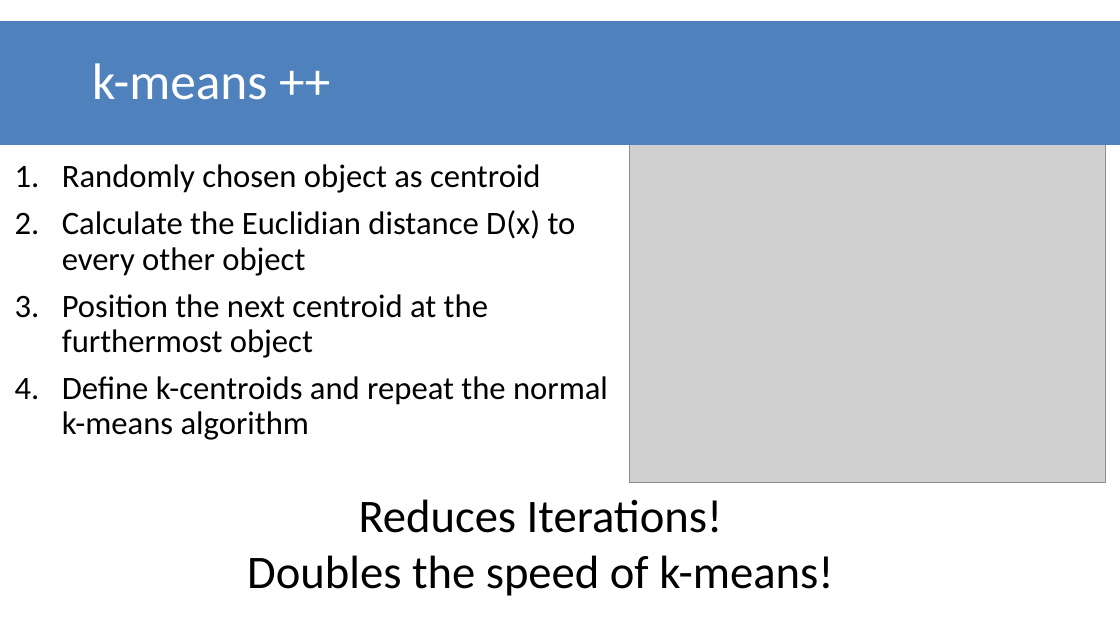
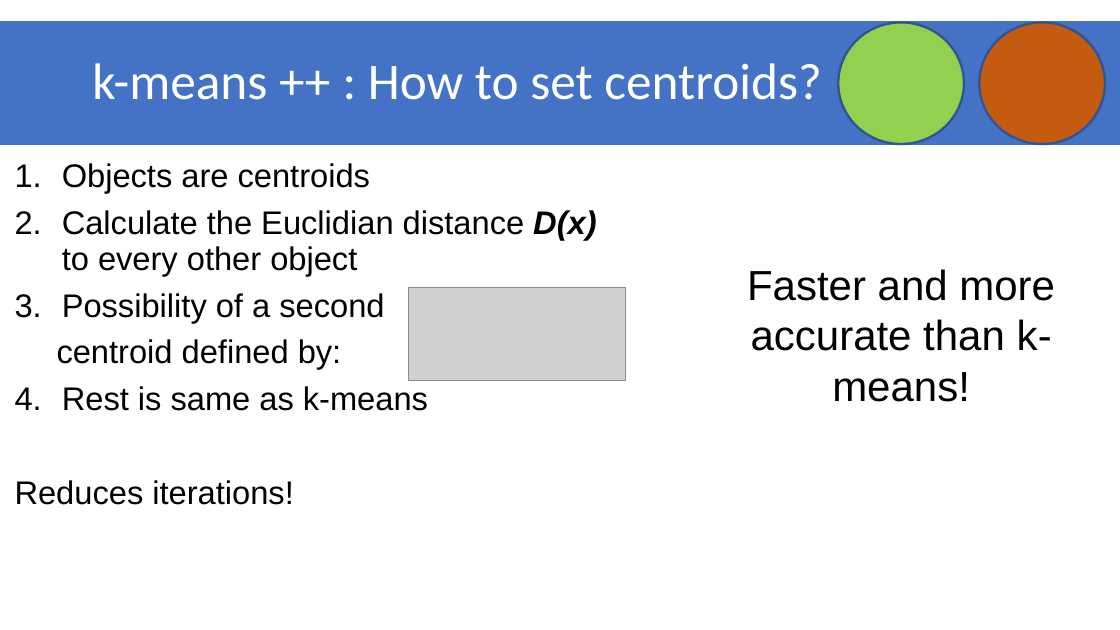
Before and after one commit to datascience-mobi/group-01-project-4-1, a slide deck: slide 4 of K-means clustering.pptx. Drawn at 1120x630 pixels with LibreOffice and Linux fonts; fonts in the diff are those of the drawing; grey boxes stand for pictures. Boxes give left, top, right and bottom in pixels: in the first picture for what was removed or moved away, otherwise in the second. Text is boxed around its words. In the diff, an @@ line names an element or a change of style, - is before the commit and + after.

Commit message:
Update K-means clustering.pptx
I upgraded the first 5 the slights.

```diff
--- a/K-means clustering.pptx
+++ b/K-means clustering.pptx
@@ rectangle "k-means ++ : How to ..." at (0, 23, 1120, 145): fill #4F81BD to #4472C4; outline #4F81BD 2 pt to #4472C4 2 pt @@
@@ ellipse added at (839, 23, 965, 145), fill #92D050, outline #325491 2 pt @@
@@ ellipse added at (980, 23, 1106, 145), fill #C55A11, outline #325491 2 pt @@
@@ text in rectangle at (92, 63, 822, 100): text changed @@
-k-means ++
+k-means ++ : How to set centroids?
@@ picture removed at (630, 139, 1106, 482) @@
@@ text at (62, 163, 370, 193): text changed; font Calibri to Arial @@
-1. Randomly chosen object as centroid
+1. Objects are centroids
@@ text at (62, 210, 596, 275): font Calibri to Arial in "Calculate the Euclidian distance D(x) to every ..."; bold on, italic on in "D(x)" @@
@@ text added at (747, 269, 1055, 402), 36 pt, text #000000 @@
+Faster and more accurate than k-means!
@@ text at (15, 293, 428, 505): text changed; font Calibri to Arial @@
-3. Position the next centroid at the furthermost object
-4. Define k-centroids and repeat the normal k-means algorithm
+3. Possibility of a second
+  centroid defined by:
+4. Rest is same as k-means
+Reduces iterations!
@@ picture added at (408, 287, 625, 380) @@
@@ text removed at (247, 499, 833, 596) @@
-Reduces Iterations!
-Doubles the speed of k-means!
```
Also in this commit, not shown: 3 other slides changed, 1 slide added, 1 slide removed.
